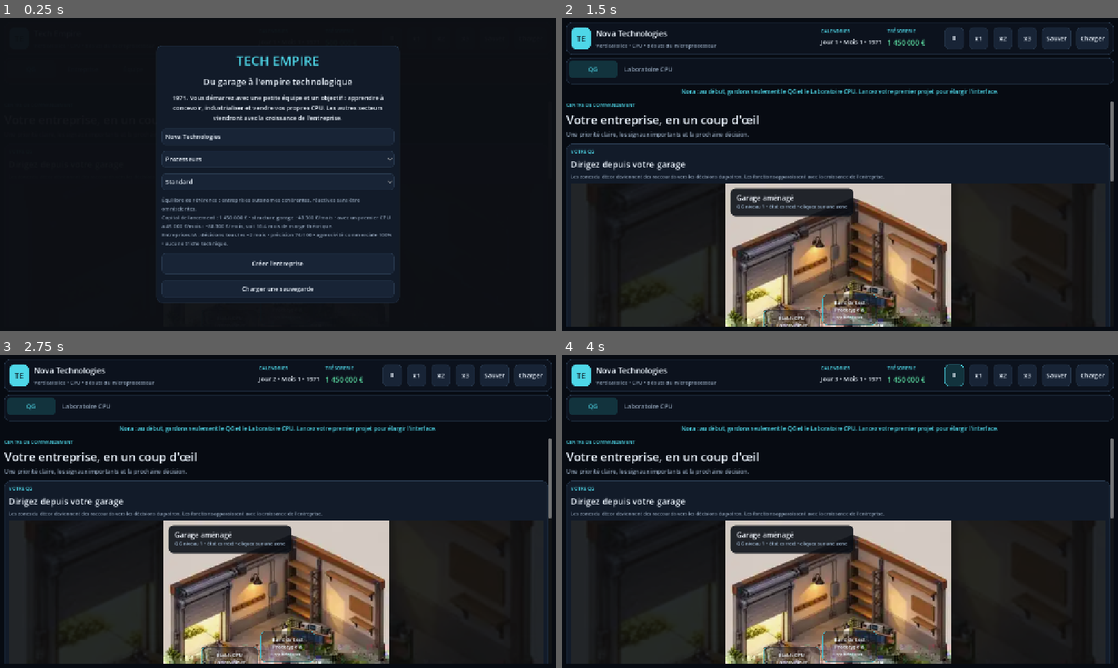
Above: before the commit, frames 1-4 (two rows, left to right).
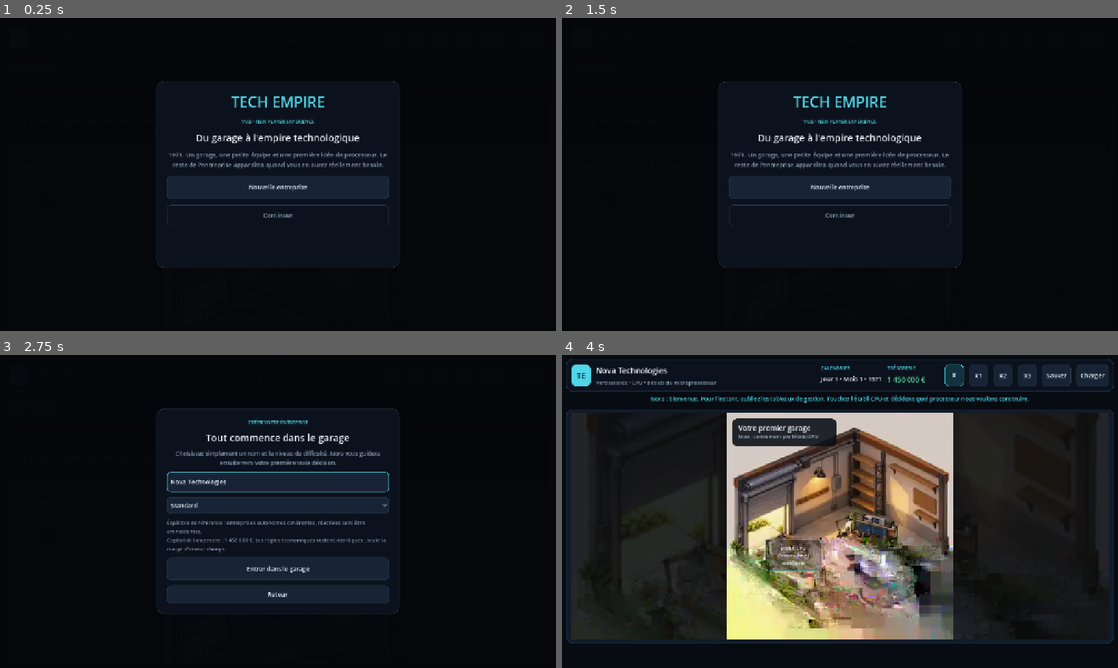
Above: after the commit, the same moments.

Repository: vadorus/addonhardwaregame2d
Game: Godot game, scene res://main.tscn
Two runs of this game, one before a commit and one after it. Both use one fixed random seed, a clock stepped at 60 frames per second and the inputs below.
Inputs (mouse positions are in pixels of both pictures, inside the frame that each line leads up to):
- Up to frame 1 (0.25 s): no input
- Up to frame 2 (1.5 s): click "QG" at 0.5 s; click (840, 262) at 1.25 s, where only the run before the commit has a clickable "Créer l'entreprise"
- Up to frame 3 (2.75 s): click (278, 524) at 2 s, where only the run after the commit has a clickable "Nouvelle entreprise"
- Up to frame 4 (4 s): click (840, 567) at 2.75 s, where only the run after the commit has a clickable "Entrer dans le garage"; click "Ⅱ" at 3.5 s

The runs differ from the first frame. In frame 1, 19% of the frame differs, in the area x 28-72%, y 8-92%; in frame 2, 41%; in frame 3, 42%, in the area x 0-100%, y 1-99%; in frame 4, 40%.

Commit message:
V0.5 UX: écran titre et départ directement dans le garage
* ux: replace setup form with title screen and short company creation

* ux: focus the opening garage on the first CPU action

* ux: turn the opening dashboard into a garage-first scene

* test: cover the V0.5 title-to-garage opening

* test: protect the one-action opening garage

* test: run the V0.5 new-player entry scenario

* fix: attach the hidden CPU sector control to the UI tree

Diff:
--- a/main.gd
+++ b/main.gd
@@ -23,8 +23,11 @@
 var money_label: Label
 var status_label: Label
 var tabs: TabContainer
+var nav_panel: PanelContainer
 var setup_layer: Control
 var setup_panel: PanelContainer
+var setup_title_box: VBoxContainer
+var setup_creation_box: VBoxContainer
 var month_layer: Control
 var month_panel: PanelContainer
 var month_report_label: Label
@@ -119,6 +122,8 @@
 	resized.connect(_update_responsive_layout)
 	_refresh_all()
 	setup_layer.visible = not CompanyManager.created
+	if setup_layer.visible:
+		_show_title_screen()
 	call_deferred("_update_responsive_layout")
 
 func _process(_delta):
@@ -241,7 +246,7 @@
 	load_btn.pressed.connect(_load_game)
 	top.add_child(load_btn)
 
-	var nav_panel := _card(APP_SHELL, 12, 6)
+	nav_panel = _card(APP_SHELL, 12, 6)
 	root_box.add_child(nav_panel)
 	var nav_scroll := ScrollContainer.new()
 	nav_scroll.custom_minimum_size.y = 48
@@ -911,17 +916,82 @@
 
 func _build_setup_layer():
 	setup_layer = ColorRect.new()
-	setup_layer.color = Color(0.05,0.06,0.08,0.97)
+	setup_layer.color = Color(0.018, 0.026, 0.040, 0.985)
 	setup_layer.set_anchors_and_offsets_preset(Control.PRESET_FULL_RECT)
 	add_child(setup_layer)
-	var center:=CenterContainer.new(); center.set_anchors_and_offsets_preset(Control.PRESET_FULL_RECT); setup_layer.add_child(center)
-	setup_panel=PanelContainer.new(); setup_panel.custom_minimum_size=Vector2(560,420); center.add_child(setup_panel)
-	var box:=VBoxContainer.new(); box.add_theme_constant_override("separation",14); setup_panel.add_child(box)
-	var brand:=_label("TECH EMPIRE",30); brand.horizontal_alignment=HORIZONTAL_ALIGNMENT_CENTER; brand.add_theme_color_override("font_color", APP_CYAN); box.add_child(brand)
-	var title:=_label("Du garage à l'empire technologique",20); title.horizontal_alignment=HORIZONTAL_ALIGNMENT_CENTER; box.add_child(title)
-	var desc:=_label("1971. Vous démarrez avec une petite équipe et un objectif : apprendre à concevoir, industrialiser et vendre vos propres CPU. Les autres secteurs viendront avec la croissance de l'entreprise.",14); desc.autowrap_mode=TextServer.AUTOWRAP_WORD_SMART; desc.horizontal_alignment=HORIZONTAL_ALIGNMENT_CENTER; box.add_child(desc)
-	setup_name=LineEdit.new(); setup_name.placeholder_text="Nom de l'entreprise"; setup_name.text="Nova Technologies"; box.add_child(setup_name)
-	setup_sector=OptionButton.new(); _fill_sector_options(setup_sector); box.add_child(setup_sector)
+
+	var center := CenterContainer.new()
+	center.set_anchors_and_offsets_preset(Control.PRESET_FULL_RECT)
+	setup_layer.add_child(center)
+
+	setup_panel = _card(APP_SHELL, 18, 24)
+	setup_panel.custom_minimum_size = Vector2(560, 430)
+	center.add_child(setup_panel)
+
+	var shell := VBoxContainer.new()
+	shell.add_theme_constant_override("separation", 16)
+	setup_panel.add_child(shell)
+
+	setup_title_box = VBoxContainer.new()
+	setup_title_box.add_theme_constant_override("separation", 14)
+	shell.add_child(setup_title_box)
+
+	var brand := _label("TECH EMPIRE", 34)
+	brand.horizontal_alignment = HORIZONTAL_ALIGNMENT_CENTER
+	brand.add_theme_color_override("font_color", APP_CYAN)
+	setup_title_box.add_child(brand)
+	var version := _eyebrow("V0.5 • NEW PLAYER EXPERIENCE")
+	version.horizontal_alignment = HORIZONTAL_ALIGNMENT_CENTER
+	setup_title_box.add_child(version)
+	var title := _label("Du garage à l'empire technologique", 22)
+	title.horizontal_alignment = HORIZONTAL_ALIGNMENT_CENTER
+	setup_title_box.add_child(title)
+	var desc := _muted_label("1971. Un garage, une petite équipe et une première idée de processeur. Le reste de l'entreprise apparaîtra quand vous en aurez réellement besoin.", 14)
+	desc.autowrap_mode = TextServer.AUTOWRAP_WORD_SMART
+	desc.horizontal_alignment = HORIZONTAL_ALIGNMENT_CENTER
+	setup_title_box.add_child(desc)
+
+	var new_game := Button.new()
+	new_game.text = "Nouvelle entreprise"
+	new_game.custom_minimum_size.y = 54
+	new_game.pressed.connect(_show_creation_screen)
+	setup_title_box.add_child(new_game)
+
+	var continue_game := Button.new()
+	continue_game.text = "Continuer"
+	continue_game.custom_minimum_size.y = 48
+	continue_game.disabled = not FileAccess.file_exists(SaveManager.SAVE_PATH) and not FileAccess.file_exists(SaveManager.BACKUP_SAVE_PATH)
+	continue_game.pressed.connect(_load_game)
+	setup_title_box.add_child(continue_game)
+
+	setup_creation_box = VBoxContainer.new()
+	setup_creation_box.add_theme_constant_override("separation", 12)
+	setup_creation_box.visible = false
+	shell.add_child(setup_creation_box)
+
+	var create_kicker := _eyebrow("CRÉER VOTRE ENTREPRISE")
+	create_kicker.horizontal_alignment = HORIZONTAL_ALIGNMENT_CENTER
+	setup_creation_box.add_child(create_kicker)
+	var create_title := _label("Tout commence dans le garage", 22)
+	create_title.horizontal_alignment = HORIZONTAL_ALIGNMENT_CENTER
+	setup_creation_box.add_child(create_title)
+	var create_desc := _muted_label("Choisissez simplement un nom et le niveau de difficulté. Nora vous guidera ensuite vers votre première vraie décision.", 13)
+	create_desc.autowrap_mode = TextServer.AUTOWRAP_WORD_SMART
+	create_desc.horizontal_alignment = HORIZONTAL_ALIGNMENT_CENTER
+	setup_creation_box.add_child(create_desc)
+
+	setup_name = LineEdit.new()
+	setup_name.placeholder_text = "Nom de l'entreprise"
+	setup_name.text = "Nova Technologies"
+	setup_name.custom_minimum_size.y = 46
+	setup_creation_box.add_child(setup_name)
+
+	setup_sector = OptionButton.new()
+	setup_sector.visible = false
+	_fill_sector_options(setup_sector)
+	_select_meta(setup_sector, "CPU")
+	setup_creation_box.add_child(setup_sector)
+
 	setup_difficulty = OptionButton.new()
 	for difficulty_value in BalanceManager.profile_keys():
 		var difficulty := str(difficulty_value)
@@ -929,13 +999,38 @@
 		setup_difficulty.set_item_metadata(setup_difficulty.item_count - 1, difficulty)
 	_select_meta(setup_difficulty, "STANDARD")
 	setup_difficulty.item_selected.connect(func(_i): _refresh_setup_difficulty())
-	box.add_child(setup_difficulty)
+	setup_creation_box.add_child(setup_difficulty)
+
 	setup_difficulty_label = _muted_label("", 12)
 	setup_difficulty_label.autowrap_mode = TextServer.AUTOWRAP_WORD_SMART
-	box.add_child(setup_difficulty_label)
+	setup_creation_box.add_child(setup_difficulty_label)
 	_refresh_setup_difficulty()
-	var start:=Button.new(); start.text="Créer l'entreprise"; start.custom_minimum_size.y=48; start.pressed.connect(_start_new_game); box.add_child(start)
-	var load:=Button.new(); load.text="Charger une sauvegarde"; load.pressed.connect(_load_game); box.add_child(load)
+
+	var start := Button.new()
+	start.text = "Entrer dans le garage"
+	start.custom_minimum_size.y = 52
+	start.pressed.connect(_start_new_game)
+	setup_creation_box.add_child(start)
+
+	var back := Button.new()
+	back.text = "Retour"
+	back.custom_minimum_size.y = 42
+	back.pressed.connect(_show_title_screen)
+	setup_creation_box.add_child(back)
+
+func _show_title_screen() -> void:
+	if setup_title_box != null:
+		setup_title_box.visible = true
+	if setup_creation_box != null:
+		setup_creation_box.visible = false
+
+func _show_creation_screen() -> void:
+	if setup_title_box != null:
+		setup_title_box.visible = false
+	if setup_creation_box != null:
+		setup_creation_box.visible = true
+	if setup_name != null:
+		setup_name.grab_focus()
 
 func _build_month_layer():
 	month_layer=ColorRect.new(); month_layer.color=Color(0,0,0,0.72); month_layer.set_anchors_and_offsets_preset(Control.PRESET_FULL_RECT); month_layer.visible=false; add_child(month_layer)
@@ -1180,6 +1275,9 @@
 func _update_nav_state():
 	if tabs == null:
 		return
+	var garage_intro := CompanyManager.created and ResearchManager.projects.is_empty()
+	if nav_panel != null:
+		nav_panel.visible = not garage_intro
 	for i in range(nav_buttons.size()):
 		var button := nav_buttons[i]
 		var visible := true
@@ -1405,28 +1503,19 @@
 		return
 	var key := _meta(setup_difficulty)
 	var data := BalanceManager.profile_data(key)
-	# Projection locale du garage + budget CPU par défaut, sans modifier une partie en cours.
-	var base_company := 10500
-	var base_payroll := 32800
-	var base_first_cpu := 45000
-	var structural := int(round(float(base_company) * float(data.get("operating_cost", 1.0))))
-	structural += int(round(float(base_payroll) * float(data.get("salary_cost", 1.0))))
-	var with_first_cpu := structural + int(round(float(base_first_cpu) * float(data.get("research_cost", 1.0))))
 	var capital := int(data.get("starting_capital", 1450000))
-	var runway := float(capital) / maxf(float(with_first_cpu), 1.0)
-	var ai_profile := BalanceManager.company_ai_profile(key)
-	setup_difficulty_label.text = "%s\nCapital de lancement : %s € • structure garage ~%s €/mois • avec un premier CPU à 45 000 €/mois : ~%s €/mois, soit %.1f mois de marge théorique.\nEntreprises IA : décisions tous les ~%d mois • précision %.0f/100 • agressivité commerciale %.0f%% • aucune triche technique." % [
-		BalanceManager.profile_description(key), _money(capital), _money(structural), _money(with_first_cpu), runway,
-		int(ai_profile.get("decision_interval_months", 2)),
-		float(ai_profile.get("decision_quality", 0.74)) * 100.0,
-		float(ai_profile.get("commercial_aggression", 1.0)) * 100.0
+	setup_difficulty_label.text = "%s\nCapital de lancement : %s €. Les règles économiques restent identiques ; seule la marge d'erreur change." % [
+		BalanceManager.profile_description(key),
+		_money(capital)
 	]
 
 func _start_new_game():
-	SimulationManager.reset_all(setup_name.text,_meta(setup_sector),_meta(setup_difficulty))
-	setup_layer.visible=false
-	game_over_layer.visible=false
-	status_label.text="Nora : au début, gardons seulement le QG et le Laboratoire CPU. Lancez votre premier projet pour élargir l'interface."
+	SimulationManager.reset_all(setup_name.text, _meta(setup_sector), _meta(setup_difficulty))
+	setup_layer.visible = false
+	game_over_layer.visible = false
+	if tabs != null:
+		tabs.current_tab = 0
+	status_label.text = "Nora : bienvenue. Pour l'instant, oubliez les tableaux de gestion. Touchez l'établi CPU et décidons quel processeur nous voulons construire."
 	_refresh_all()
 
 func _load_game():
@@ -1476,8 +1565,9 @@
 	game_over_layer.visible = false
 	month_layer.visible = false
 	setup_layer.visible = true
+	_show_title_screen()
 	TimeManager.time_scale = 0.0
-	status_label.text = "Créez une nouvelle entreprise pour recommencer."
+	status_label.text = ""
 
 func _refresh_top():
 	company_label.text=CompanyManager.company_name if CompanyManager.created else "Tech Empire"
--- a/tests/scenarios/GarageScenario.gd
+++ b/tests/scenarios/GarageScenario.gd
@@ -67,6 +67,11 @@
 		garage_hub.queue_free()
 		return "Garage HQ did not use the large-tablet touch-stage height"
 	garage_hub.call("set_progression", {"QG":true,"LAB":true,"COMPANY":false,"TEAM":false,"PRODUCTS":false,"MARKET":false,"PRESS":false})
+	garage_hub.call("set_onboarding_stage", "FIRST_IDEA")
+	if int(garage_hub.call("visible_zone_count")) != 1:
+		garage_hub.queue_free()
+		return "Garage onboarding did not focus the player on the CPU workbench"
+	garage_hub.call("set_onboarding_stage", "NORMAL")
 	if not garage_hub.has_method("visible_zone_count") or int(garage_hub.call("visible_zone_count")) != 3:
 		garage_hub.queue_free()
 		return "Garage onboarding exposed advanced management zones too early"
--- /dev/null
+++ b/tests/scenarios/NewPlayerEntryScenario.gd
@@ -0,0 +1,147 @@
+extends RefCounted
+
+const CPU_DESIGN := preload("res://scripts/CpuDesign.gd")
+
+static func run(host: Node) -> String:
+	var snapshot := _snapshot()
+	CompanyManager.created = false
+
+	var main_script: Script = load("res://main.gd")
+	if main_script == null:
+		_restore(snapshot)
+		return "V0.5 entry: main script could not be loaded"
+	var game: Control = main_script.new() as Control
+	host.add_child(game)
+
+	var setup_layer: Control = game.get("setup_layer")
+	var title_box: VBoxContainer = game.get("setup_title_box")
+	var creation_box: VBoxContainer = game.get("setup_creation_box")
+	if setup_layer == null or not setup_layer.visible:
+		game.queue_free()
+		_restore(snapshot)
+		return "V0.5 entry: title screen is not visible before company creation"
+	if title_box == null or not title_box.visible or creation_box == null or creation_box.visible:
+		game.queue_free()
+		_restore(snapshot)
+		return "V0.5 entry: title screen did not start in the simple title state"
+
+	game.call("_show_creation_screen")
+	if title_box.visible or not creation_box.visible:
+		game.queue_free()
+		_restore(snapshot)
+		return "V0.5 entry: New Company did not open the short creation form"
+
+	var setup_name: LineEdit = game.get("setup_name")
+	if setup_name == null:
+		game.queue_free()
+		_restore(snapshot)
+		return "V0.5 entry: company name field is missing"
+	setup_name.text = "CI Garage Start"
+	game.call("_start_new_game")
+
+	if not CompanyManager.created or setup_layer.visible:
+		game.queue_free()
+		_restore(snapshot)
+		return "V0.5 entry: entering the garage did not create and reveal the game"
+	var nav_panel: PanelContainer = game.get("nav_panel")
+	if nav_panel == null or nav_panel.visible:
+		game.queue_free()
+		_restore(snapshot)
+		return "V0.5 entry: management navigation is visible before the first CPU project"
+	var tabs: TabContainer = game.get("tabs")
+	if tabs == null or tabs.current_tab != 0:
+		game.queue_free()
+		_restore(snapshot)
+		return "V0.5 entry: new company did not land directly in the garage"
+
+	var dashboard: Control = game.get("dashboard_screen")
+	if dashboard == null:
+		game.queue_free()
+		_restore(snapshot)
+		return "V0.5 entry: garage screen is missing"
+	var heading: Control = dashboard.get("dashboard_heading")
+	var management_grid: GridContainer = dashboard.get("dashboard_grid")
+	var garage: Control = dashboard.get("dashboard_garage")
+	if heading == null or heading.visible or management_grid == null or management_grid.visible:
+		game.queue_free()
+		_restore(snapshot)
+		return "V0.5 entry: management dashboard still surrounds the opening garage"
+	if garage == null or int(garage.call("visible_zone_count")) != 1:
+		game.queue_free()
+		_restore(snapshot)
+		return "V0.5 entry: opening garage should expose only the CPU workbench"
+	if str(garage.get("_onboarding_stage")) != "FIRST_IDEA":
+		game.queue_free()
+		_restore(snapshot)
+		return "V0.5 entry: opening garage did not enter the first-idea onboarding stage"
+
+	if not ResearchManager.start_project(
+		"CI First Idea",
+		"CPU",
+		MarketManager.default_segment(),
+		"INTERNAL",
+		"BALANCED",
+		45000,
+		CPU_DESIGN.default_design()
+	):
+		game.queue_free()
+		_restore(snapshot)
+		return "V0.5 entry: first CPU project could not start from the opening state"
+	game.call("_refresh_all")
+
+	if not nav_panel.visible:
+		game.queue_free()
+		_restore(snapshot)
+		return "V0.5 entry: management navigation did not appear after the first project started"
+	if not heading.visible or not management_grid.visible:
+		game.queue_free()
+		_restore(snapshot)
+		return "V0.5 entry: full HQ did not appear after the first project started"
+	if int(garage.call("visible_zone_count")) < 3:
+		game.queue_free()
+		_restore(snapshot)
+		return "V0.5 entry: garage did not expand its available zones after onboarding"
+
+	game.queue_free()
+	_restore(snapshot)
+	return ""
+
+static func _snapshot() -> Dictionary:
+	return {
+		"time":TimeManager.get_state().duplicate(true),
+		"balance":BalanceManager.get_state().duplicate(true),
+		"economy":Economy.get_state().duplicate(true),
+		"company":CompanyManager.get_state().duplicate(true),
+		"divisions":DivisionManager.get_state().duplicate(true),
+		"personnel":PersonnelManager.get_state().duplicate(true),
+		"executive":ExecutiveManager.get_state().duplicate(true),
+		"suppliers":SupplierManager.get_state().duplicate(true),
+		"research":ResearchManager.get_state().duplicate(true),
+		"foundry":FoundryManager.get_state().duplicate(true),
+		"production":ProductionManager.get_state().duplicate(true),
+		"patents":PatentManager.get_state().duplicate(true),
+		"products":ProductManager.get_state().duplicate(true),
+		"after_sales":AfterSalesManager.get_state().duplicate(true),
+		"market":MarketManager.get_state().duplicate(true),
+		"media":MediaManager.get_state().duplicate(true),
+		"game_over":SimulationManager.is_game_over
+	}
+
+static func _restore(snapshot: Dictionary) -> void:
+	CompanyManager.load_state(snapshot.company)
+	TimeManager.load_state(snapshot.time)
+	BalanceManager.load_state(snapshot.balance)
+	DivisionManager.load_state(snapshot.divisions)
+	Economy.load_state(snapshot.economy)
+	PersonnelManager.load_state(snapshot.personnel)
+	ExecutiveManager.load_state(snapshot.executive)
+	SupplierManager.load_state(snapshot.suppliers)
+	ResearchManager.load_state(snapshot.research)
+	FoundryManager.load_state(snapshot.foundry)
+	ProductionManager.load_state(snapshot.production)
+	PatentManager.load_state(snapshot.patents)
+	ProductManager.load_state(snapshot.products)
+	AfterSalesManager.load_state(snapshot.after_sales)
+	MarketManager.load_state(snapshot.market)
+	MediaManager.load_state(snapshot.media)
+	SimulationManager.is_game_over = bool(snapshot.game_over)
--- a/tests/smoke_test.gd
+++ b/tests/smoke_test.gd
@@ -2,6 +2,7 @@
 
 const CPU_DESIGN := preload("res://scripts/CpuDesign.gd")
 const GARAGE_SCENARIO := preload("res://tests/scenarios/GarageScenario.gd")
+const NEW_PLAYER_ENTRY_SCENARIO := preload("res://tests/scenarios/NewPlayerEntryScenario.gd")
 const FIRST_CPU_JOURNEY_SCENARIO := preload("res://tests/scenarios/FirstCpuJourneyScenario.gd")
 const FIRST_CPU_RUNWAY_SCENARIO := preload("res://tests/scenarios/FirstCpuRunwayScenario.gd")
 const LAUNCH_FEEDBACK_SCENARIO := preload("res://tests/scenarios/LaunchFeedbackScenario.gd")
@@ -19,6 +20,10 @@
 	var garage_error := GARAGE_SCENARIO.run(self)
 	if garage_error != "":
 		_fail(garage_error)
+		return
+	var new_player_entry_error := NEW_PLAYER_ENTRY_SCENARIO.run(self)
+	if new_player_entry_error != "":
+		_fail(new_player_entry_error)
 		return
 	var industrialization_gate_error := INDUSTRIALIZATION_GATE_SCENARIO.run(self)
 	if industrialization_gate_error != "":
--- a/ui/GarageHub.gd
+++ b/ui/GarageHub.gd
@@ -25,6 +25,8 @@
 var _title_label: Label
 var _subtitle_label: Label
 var _zone_buttons: Array[Button] = []
+var _last_unlocks: Dictionary = {}
+var _onboarding_stage := "NORMAL"
 var _workplace_tier := 0
 var _workplace_condition := 62.0
 
@@ -216,9 +218,30 @@
 	zone_requested.emit(int(button.get_meta("tab", 0)), str(button.get_meta("zone_name", "")))
 
 func set_progression(unlocks: Dictionary) -> void:
+	_last_unlocks = unlocks.duplicate(true)
+	_refresh_zone_visibility()
+
+func set_onboarding_stage(stage: String) -> void:
+	_onboarding_stage = stage
+	if _title_label != null and _subtitle_label != null:
+		if stage == "FIRST_IDEA":
+			_title_label.text = "Votre premier garage"
+			_subtitle_label.text = "Nora : commencez par l'établi CPU"
+		else:
+			_title_label.text = str(ExecutiveManager.workplace_data().get("name", "Garage aménagé"))
+			var condition := float(ExecutiveManager.workplace_data().get("condition", 62.0))
+			var condition_word := "à rafraîchir" if condition < 45.0 else ("correct" if condition < 75.0 else "soigné")
+			_subtitle_label.text = "QG niveau %d • état %s • cliquez sur une zone" % [int(ExecutiveManager.workplace_data().get("tier", 0)) + 1, condition_word]
+	_refresh_zone_visibility()
+
+func _refresh_zone_visibility() -> void:
 	for button in _zone_buttons:
 		var feature := str(button.get_meta("feature", "QG"))
-		button.visible = bool(unlocks.get(feature, feature in ["QG", "LAB"]))
+		var zone_name := str(button.get_meta("zone_name", ""))
+		if _onboarding_stage == "FIRST_IDEA":
+			button.visible = zone_name == "Établi CPU"
+		else:
+			button.visible = bool(_last_unlocks.get(feature, feature in ["QG", "LAB"]))
 
 func set_workplace(data: Dictionary) -> void:
 	_workplace_tier = clampi(int(data.get("tier", 0)), 0, 3)
--- a/ui/screens/DashboardScreen.gd
+++ b/ui/screens/DashboardScreen.gd
@@ -9,6 +9,10 @@
 
 var dashboard_label: Label
 var alerts_label: Label
+var dashboard_heading: Control
+var dashboard_garage_card: PanelContainer
+var dashboard_garage_header: Control
+var dashboard_priority_card: PanelContainer
 var dashboard_garage: Control
 var dashboard_priority_category: Label
 var dashboard_priority_select: OptionButton
@@ -51,9 +55,10 @@
 	var box := UI.content_box()
 	add_child(box)
 
-	var heading := HBoxContainer.new()
-	heading.add_theme_constant_override("separation", 12)
-	box.add_child(heading)
+	dashboard_heading = HBoxContainer.new()
+	dashboard_heading.add_theme_constant_override("separation", 12)
+	box.add_child(dashboard_heading)
+	var heading := dashboard_heading as HBoxContainer
 	var heading_copy := VBoxContainer.new()
 	heading_copy.size_flags_horizontal = Control.SIZE_EXPAND_FILL
 	heading.add_child(heading_copy)
@@ -62,15 +67,17 @@
 	heading_copy.add_child(title)
 	heading_copy.add_child(UI.muted_label("Une priorité claire, les signaux importants et la prochaine décision.", 13))
 
-	var garage_card := UI.card(UI.APP_PANEL, 14, 10)
-	garage_card.size_flags_horizontal = Control.SIZE_EXPAND_FILL
-	box.add_child(garage_card)
+	dashboard_garage_card = UI.card(UI.APP_PANEL, 14, 10)
+	dashboard_garage_card.size_flags_horizontal = Control.SIZE_EXPAND_FILL
+	box.add_child(dashboard_garage_card)
+	var garage_card := dashboard_garage_card
 	var garage_box := VBoxContainer.new()
 	garage_box.add_theme_constant_override("separation", 7)
 	garage_card.add_child(garage_box)
-	var garage_header := HBoxContainer.new()
-	garage_header.add_theme_constant_override("separation", 8)
-	garage_box.add_child(garage_header)
+	dashboard_garage_header = HBoxContainer.new()
+	dashboard_garage_header.add_theme_constant_override("separation", 8)
+	garage_box.add_child(dashboard_garage_header)
+	var garage_header := dashboard_garage_header as HBoxContainer
 	var garage_copy := VBoxContainer.new()
 	garage_copy.size_flags_horizontal = Control.SIZE_EXPAND_FILL
 	garage_header.add_child(garage_copy)
@@ -85,9 +92,10 @@
 	dashboard_garage.connect("zone_requested", Callable(self, "_on_garage_zone_requested"))
 	garage_box.add_child(dashboard_garage)
 
-	var priority_card := UI.card(UI.APP_AMBER_DARK, 12, 12)
-	priority_card.size_flags_horizontal = Control.SIZE_EXPAND_FILL
-	box.add_child(priority_card)
+	dashboard_priority_card = UI.card(UI.APP_AMBER_DARK, 12, 12)
+	dashboard_priority_card.size_flags_horizontal = Control.SIZE_EXPAND_FILL
+	box.add_child(dashboard_priority_card)
+	var priority_card := dashboard_priority_card
 	var priority_box := VBoxContainer.new()
 	priority_box.add_theme_constant_override("separation", 7)
 	priority_card.add_child(priority_box)
@@ -408,11 +416,26 @@
 func refresh() -> void:
 	if dashboard_label == null:
 		return
+	var garage_intro := CompanyManager.created and ResearchManager.projects.is_empty()
+	if dashboard_heading != null:
+		dashboard_heading.visible = not garage_intro
+	if dashboard_garage_header != null:
+		dashboard_garage_header.visible = not garage_intro
+	if dashboard_priority_card != null:
+		dashboard_priority_card.visible = not garage_intro
+	if dashboard_grid != null:
+		dashboard_grid.visible = not garage_intro
+	if dashboard_stats_grid != null:
+		dashboard_stats_grid.visible = not garage_intro
+	if dashboard_lower_grid != null:
+		dashboard_lower_grid.visible = not garage_intro
 	if dashboard_cto_button != null:
-		dashboard_cto_button.visible = not CompanyManager.created or ExecutiveManager.is_interface_feature_unlocked("COMPANY")
+		dashboard_cto_button.visible = not garage_intro and (not CompanyManager.created or ExecutiveManager.is_interface_feature_unlocked("COMPANY"))
 	if dashboard_garage != null:
 		dashboard_garage.call("set_workplace", ExecutiveManager.workplace_data())
 		dashboard_garage.call("set_progression", ExecutiveManager.get_interface_unlocks())
+		if dashboard_garage.has_method("set_onboarding_stage"):
+			dashboard_garage.call("set_onboarding_stage", "FIRST_IDEA" if garage_intro else "NORMAL")
 	if not CompanyManager.created:
 		if dashboard_priority_category != null:
 			dashboard_priority_category.text = "CRÉATION"
